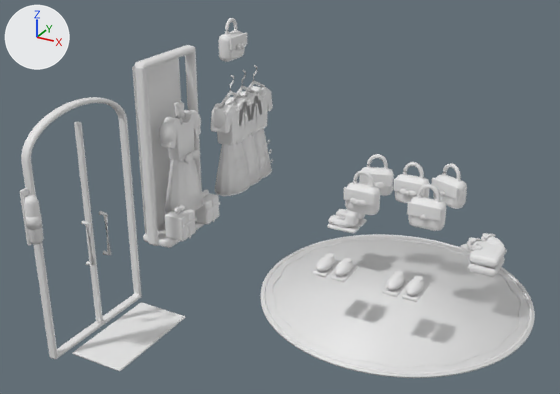
Before and after pictures for a commit that changed the glTF model assets/rooms/clothing_store_b/batches/review_front_dressing.glb.
One viewpoint serves both versions: a 50 mm camera at (2.32, -7.3, 4.72) aimed at (-1.26, -0.79, 1.47). The axes (+X, +Y, +Z) are drawn at upper left. The lights are the same throughout. The picture after the commit comes second. Vertices at exactly the same position are counted once.

Objects in the first picture: 'review_front_dressing'.
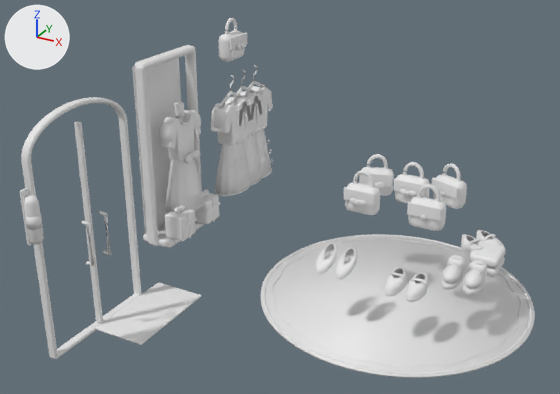
Where the change shows, as pixel boxes [x1, y1, x2, y2] in the pictures (560 x 394 px; the box of a moved part takes in the faces that stretch with it):
part 1 of me_mesh_0, added: after [384, 282, 406, 296]
part 2 of me_mesh_0, added: after [406, 289, 427, 302]
part 3 of me_mesh_0, moved or reshaped: before [73, 302, 185, 371]; after [96, 282, 201, 345]
part 4 of me_mesh_0, added: after [441, 272, 463, 290]
part 5 of me_mesh_0, added: after [442, 265, 461, 283]
part 6 of me_mesh_0, moved or reshaped: before [345, 211, 359, 226]; after [447, 256, 466, 274]
part 7 of me_mesh_0, added: after [463, 278, 485, 295]
part 8 of me_mesh_0, added: after [464, 270, 483, 288]
part 9 of me_mesh_0, moved or reshaped (mostly hidden before): before [358, 213, 365, 220]; after [469, 260, 487, 279]
part 10 of me_mesh_0, added: after [476, 230, 504, 246]
part 11 of me_mesh_0, deleted: before [312, 209, 498, 285]
part 12 of me_mesh_0, moved or reshaped: before [316, 253, 429, 302]; after [315, 242, 428, 299]
part 13 of me_mesh_0, moved or reshaped: before [460, 233, 507, 254]; after [461, 231, 495, 253]

What the commit changed:
me_mesh_0 is used by ob_review_front_dressing; location (0.0, 0.0, 0.0).
me_mesh_0 had 17563 vertices, 33926 faces and spanned x -3.02..1.28, y -2.81..1.7, z 0.04..2.97.
me_mesh_0 now has 17049 vertices, 32626 faces and spans x -3.02..1.28, y -2.81..1.7, z 0.04..2.97.
me_mesh_0 part 1: a new loose piece, a 24-sided cylinder along z spanning x -0.073..0.103, y -0.868..-0.466, z 0.681..0.712.
me_mesh_0 part 2: a new loose piece, a 24-sided cylinder along z spanning x 0.157..0.333, y -0.868..-0.466, z 0.681..0.712.
me_mesh_0 part 3: the loose piece of 56 vertices spanning x -2.73..-2.11, y -2.52..-1.4, z 0.07..0.09 is moved by (-0.1, 0.46, 0.0).
me_mesh_0 part 4: a new loose piece, a 24-sided cylinder along z spanning x 0.389..0.581, y -0.465..-0.059, z 0.681..0.734.
me_mesh_0 part 5: a new loose piece, an icosphere of 320 faces spanning x 0.4..0.57, y -0.45..-0.14, z 0.71..0.86.
me_mesh_0 part 6: the loose piece of 56 vertices spanning x -0.99..-0.85, y 0.25..0.4, z 0.75..0.92 is turned 90 degrees about the z axis through its middle and scaled by 1.05, then moved by (1.4, -0.47, -0.02).
me_mesh_0 part 7: a new loose piece, a 24-sided cylinder along z spanning x 0.619..0.811, y -0.465..-0.059, z 0.681..0.734.
me_mesh_0 part 8: a new loose piece, an icosphere of 320 faces spanning x 0.63..0.8, y -0.45..-0.14, z 0.71..0.86.
me_mesh_0 part 9: the loose piece of 56 vertices spanning x -0.99..-0.85, y 0.46..0.61, z 0.75..0.92 is turned 90 degrees about the z axis through its middle and scaled by 1.05, then moved by (1.63, -0.69, -0.02).
me_mesh_0 part 10: a new loose piece of 72 vertices spanning x 0.45..0.81, y 0.55..0.79, z 0.7..0.83.
me_mesh_0 part 11: 22 loose pieces with 1488 vertices, spanning x -1.21..0.72, y -0.85..0.68, z 0.68..0.82, are deleted.
me_mesh_0 part 12: 98 vertices moved from x -0.83..0.31, y -0.83..-0.54, z 0.71..0.82 to x -0.83..0.3, y -0.79..-0.51, z 0.72..0.83; 1054 vertices removed from x -0.84..0.32, y -0.87..-0.5, z 0.68..0.82; 1092 vertices added at x -0.86..0.33, y -0.86..-0.45, z 0.7..0.92.
me_mesh_0 part 13: 12 vertices moved from x 0.46..0.61, y 0.45..0.7, z 0.72..0.82 to x 0.46..0.61, y 0.43..0.7, z 0.72..0.83; 647 vertices removed from x 0.34..0.83, y 0.31..0.81, z 0.68..0.86; 621 vertices added at x 0.33..0.69, y 0.35..0.79, z 0.68..0.83.
Other edits to the shape of me_mesh_0 do not show in these pictures.
